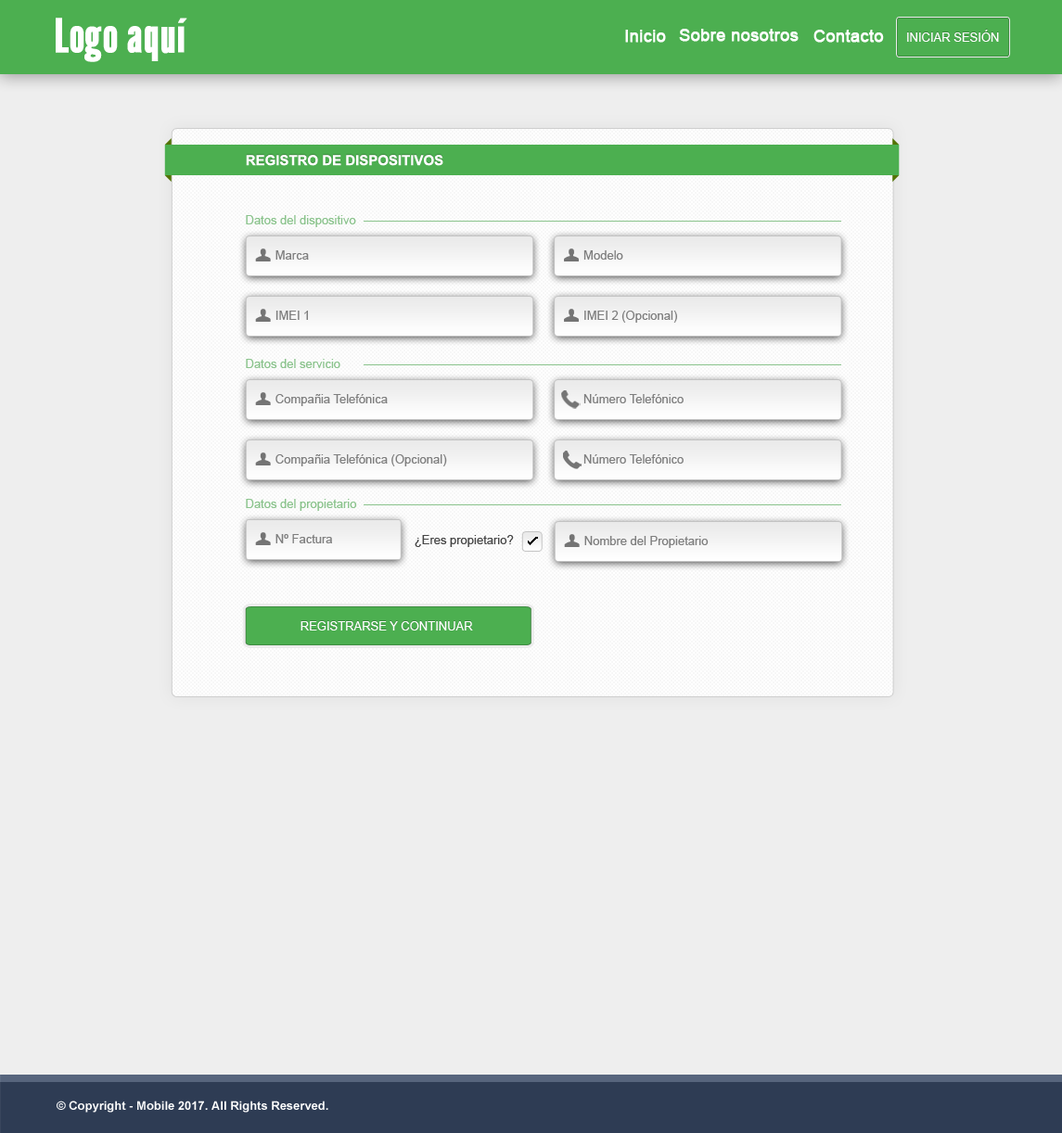
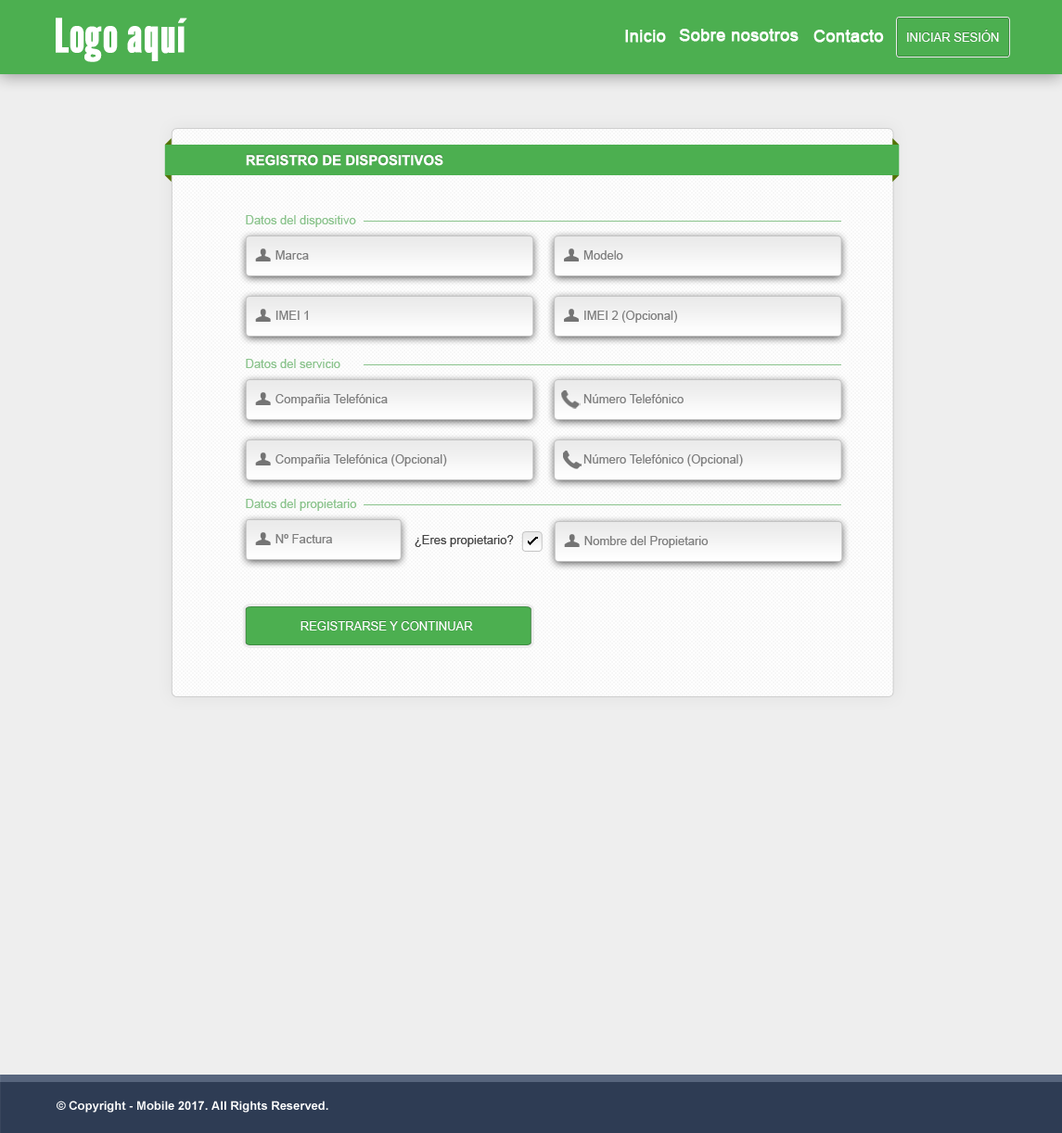
The second (1062, 1133) image is a revision of the first. Changes to its layers:
painted on "Shape 4 copy" (1st of 2, in "Body" › "Formularios" › "Register" › "Title" › "Right") over [895, 141, 899, 145]
renamed "Número Telefónico" to "Número Telefónico (Opcional)", painted on it over [687, 454, 743, 467]
painted on "Shape 2 copy 3" (2nd of 2, in "Body" › "Formularios" › "Register" › "Register button") over [528, 606, 532, 644]
